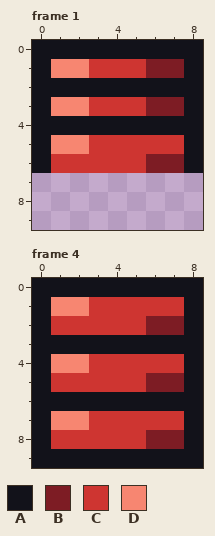
Pixel-art file: art/source/dt_roofs/town_spring.aseprite. This is how it looked before the edit.
9x10 pixels, 4 frames. Shown: frame 1, frame 4. The commit also changed other frames, which this record leaves out.
Palette (. is transparent): A #12121a  B #7d1c24  C #ce3531  D #f78671
Pixels before, frame 1, first column x 0:
0 AAAAAAAAA
1 ADDCCCBBA
2 AAAAAAAAA
3 ADDCCCBBA
4 AAAAAAAAA
5 ADDCCCCCA
6 ACCCCCBBA
Pixels before, frame 4, first column x 0:
 0 AAAAAAAAA
 1 ADDCCCCCA
 2 ACCCCCBBA
 3 AAAAAAAAA
 4 ADDCCCCCA
 5 ACCCCCBBA
 6 AAAAAAAAA
 7 ADDCCCCCA
 8 ACCCCCBBA
 9 AAAAAAAAA
And afterwards:
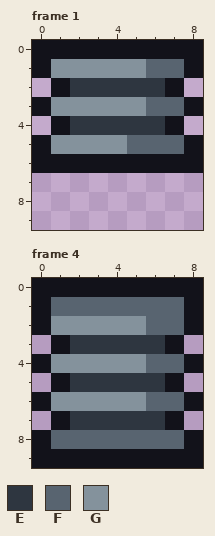
Colours new in this view: E #2e3640  F #586470  G #84929c
Edits made:
Changed rows in their new state; - is an unchanged pixel.
Frame 1:
first column x 0:
 1 -GGGGGFF-
 2 .-EEEEE-.
 3 -GGGGGFF-
 4 .-EEEEE-.
 5 -GGGGFFF-
 6 -AAAAAAA-
Frame 4:
first column x 0:
 1 -FFFFFFF-
 2 -GGGGGFF-
 3 .-EEEEE-.
 4 -GGGGGFF-
 5 .AEEEEEA.
 6 -GGGGGFF-
 7 .AEEEEEA.
 8 -FFFFFFF-
Boxes around the changes in both pictures, in picture pixels (x1, y1, x2, y2):
changed: (32, 59, 203, 173)
changed: (32, 297, 203, 449)
